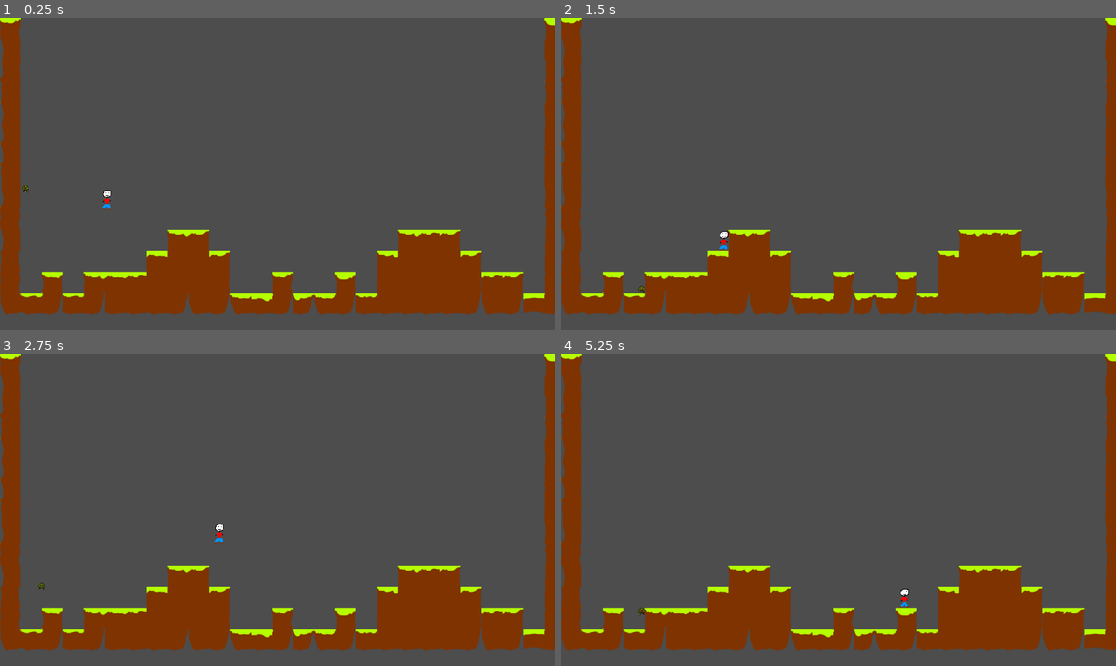
Above: before the commit, frames 1-4 (two rows, left to right).
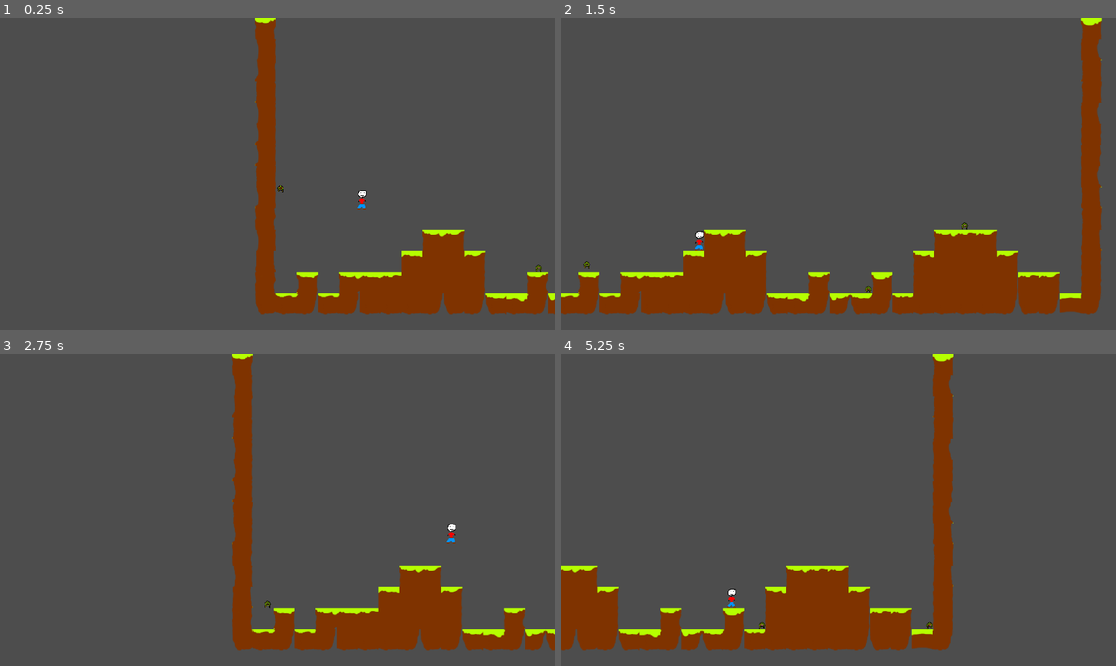
Above: after the commit, the same moments.

Repository: PaulMag/GMTK-Game-Jam-2023
Game: Godot game, scene res://dungeon/Dungeon.tscn
The game is run twice, just before and just after one commit, with the same random seed, the same clock (stepped at 60 frames per second) and the same inputs.
Inputs:
- Up to frame 1 (0.25 s): no input
- Up to frame 2 (1.5 s): hold E (next_monster, bound only after the commit) 0.53-1.28 s; hold D (move_right) from 0.53 s (still down); tap W (jump) at 0.77, 1.07 s; tap Q (previous_monster, bound only after the commit) at 0.8, 1.35 s
- Up to frame 3 (2.75 s): tap W (jump) at 1.52, 1.55, 1.82, 2.1 s; release D (move_right) at 2.03 s; hold A (move_left) from 2.03 s (still down); hold E (next_monster, bound only after the commit) from 2.03 s (still down)
- Up to frame 4 (5.25 s): release A (move_left) at 2.78 s; release E (next_monster, bound only after the commit) at 2.78 s; hold D (move_right) 2.78-4.28 s; tap E (next_monster, bound only after the commit) at 2.85, 4.35 s; tap W (jump) at 3.02, 3.32, 3.77, 3.8, 4.07, 4.52, 4.82 s; tap Q (previous_monster, bound only after the commit) at 3.05 s; hold Q (previous_monster, bound only after the commit) 3.53-4.28 s; hold A (move_left) 4.28-5.03 s; hold D (move_right) from 5.03 s (still down); hold Q (previous_monster, bound only after the commit) from 5.03 s (still down)

The runs differ from the first frame. In frame 1, 17% of the frame differs, in the area x 0-100%, y 0-96%; in frame 2, 15%; in frame 3, 16%; in frame 4, 20%.

Commit message:
Player can switch between Monsters

Diff:
--- /dev/null
+++ b/controller/PlayerController.gd
@@ -0,0 +1,76 @@
+extends Node
+
+class_name PlayerController
+
+
+const RELATIVE_SPEED := 8.0
+
+@export var controlledMonster: Monster
+@onready var dungeon = $".."
+@onready var camera: Camera2D = $Camera2D
+
+
+func _process(delta: float) -> void:
+	if controlledMonster:
+		var focus = controlledMonster.deathPosition if controlledMonster.isDead else controlledMonster.position
+		var speed = (focus.x - camera.position.x) * delta * RELATIVE_SPEED
+		camera.position.x += speed
+
+func _physics_process(delta: float) -> void:
+	if not is_instance_valid(controlledMonster):
+		controlledMonster = null
+
+	if controlledMonster and (not controlledMonster.isDead):
+		if Input.is_action_just_pressed("jump"):
+			controlledMonster.jump()
+		controlledMonster.direction = Input.get_axis("move_left", "move_right")
+
+func _unhandled_input(event):
+	if event.is_action_pressed("next_monster") and controlledMonster:
+		switchControlledMonster("next")
+	elif event.is_action_pressed("previous_monster") and controlledMonster:
+		switchControlledMonster("previous")
+
+func switchControlledMonster(which) -> void:
+	var oldMonster := controlledMonster
+	var newMonster := getMonster(which)
+	controlledMonster = newMonster
+	if oldMonster.isDead and newMonster != oldMonster:
+		oldMonster.delete()
+
+func getMonster(which) -> Monster:
+	var monsters := getAllMonsters()
+	var rank = getHorizontalRank(controlledMonster, monsters)
+	if which == "previous":
+		if rank == 0:
+			return monsters[~0]  # Loop around to last monster
+		else:
+			return monsters[rank-1]
+	elif which == "next":
+		if (rank + 1) >= monsters.size():
+			return monsters[0]  # Loop around to first monster
+		else:
+			return monsters[rank+1]
+	return null
+
+func getAllMonsters() -> Array[Monster]:
+	var nodes = dungeon.get_children()
+	var monsters: Array[Monster]
+	for node in nodes:
+		if node is Monster and ((node == controlledMonster) or (not node.isDead)):
+			# Currently controlled Monster is included even if it is dead.
+			monsters.append(node)
+	return monsters
+
+func getHorizontalRank(node: Node2D, nodeList: Array) -> int:
+	nodeList.sort_custom(sortByHorizontalPosition)
+	for i in range(nodeList.size()):
+		if nodeList[i] == node:
+			return i
+	return -1  # Not in list. Should not happen.
+
+func sortByHorizontalPosition(a: Node2D, b: Node2D) -> bool:
+	if a.position.x < b.position.x:
+		return true
+	else:
+		return false
--- /dev/null
+++ b/controller/PlayerController.tscn
@@ -0,0 +1,9 @@
+[gd_scene load_steps=2 format=3 uid="uid://bgc7bcglvrrty"]
+
+[ext_resource type="Script" path="res://controller/PlayerController.gd" id="1_cfhfr"]
+
+[node name="PlayerController" type="Node"]
+script = ExtResource("1_cfhfr")
+
+[node name="Camera2D" type="Camera2D" parent="."]
+position = Vector2(0, 540)
--- a/dungeon/Dungeon.tscn
+++ b/dungeon/Dungeon.tscn
@@ -1,8 +1,9 @@
-[gd_scene load_steps=6 format=3 uid="uid://dyq2emer10ea5"]
+[gd_scene load_steps=7 format=3]
 
 [ext_resource type="Texture2D" uid="uid://bter0triuvb2d" path="res://dungeon/tileMap.png" id="1_uk6wu"]
 [ext_resource type="PackedScene" uid="uid://5jc0w2us51hw" path="res://hero/Hero.tscn" id="2_cfj8j"]
 [ext_resource type="PackedScene" uid="uid://bitr1d8ff3idm" path="res://monster/Monster.tscn" id="2_mbcou"]
+[ext_resource type="PackedScene" uid="uid://bgc7bcglvrrty" path="res://controller/PlayerController.tscn" id="4_fiw3o"]
 
 [sub_resource type="TileSetAtlasSource" id="TileSetAtlasSource_iquqm"]
 texture = ExtResource("1_uk6wu")
@@ -738,6 +739,15 @@
 [node name="Goomba" parent="." instance=ExtResource("2_mbcou")]
 position = Vector2(88, 571)
 
+[node name="Goomba2" parent="." instance=ExtResource("2_mbcou")]
+position = Vector2(981, 864)
+
+[node name="Goomba3" parent="." instance=ExtResource("2_mbcou")]
+position = Vector2(1446, 702)
+
 [node name="Hero" parent="." instance=ExtResource("2_cfj8j")]
 position = Vector2(319, 631)
 scale = Vector2(1.81068, 1.83188)
+
+[node name="PlayerController" parent="." node_paths=PackedStringArray("controlledMonster") instance=ExtResource("4_fiw3o")]
+controlledMonster = NodePath("../Goomba")
--- a/monster/Monster.gd
+++ b/monster/Monster.gd
@@ -10,6 +10,10 @@
 @onready var collisionShape: CollisionShape2D = $CollisionShape2D
 @onready var deathTimer: Timer = $DeathTimer
 
+var direction := 0.0
+var isDead := false
+var deathPosition: Vector2
+
 
 func _ready() -> void:
 	$AnimatedSprite2D.play()
@@ -18,10 +22,6 @@
 	if not is_on_floor():
 		velocity.y += GRAVITY * delta
 
-	if Input.is_action_just_pressed("jump") and is_on_floor():
-		jump()
-
-	var direction: float = Input.get_axis("move_left", "move_right")
 	if direction:
 		velocity.x = direction * SPEED
 	else:
@@ -30,12 +30,17 @@
 	move_and_slide()
 
 func jump() -> void:
-	velocity.y = JUMP_VELOCITY
+	if is_on_floor():
+		velocity.y = JUMP_VELOCITY
 
 func die() -> void:
+	isDead = true
 	scale.y *= 0.5
 	rotation_degrees = randf_range(45, 315)
 	collisionShape.queue_free()  # Start falling through the ground
+	deathPosition = position
+
+func delete() -> void:
 	deathTimer.start()
 
 func _on_death_timer_timeout():
--- a/project.godot
+++ b/project.godot
@@ -45,6 +45,18 @@
 , Object(InputEventKey,"resource_local_to_scene":false,"resource_name":"","device":-1,"window_id":0,"alt_pressed":false,"shift_pressed":false,"ctrl_pressed":false,"meta_pressed":false,"pressed":false,"keycode":0,"physical_keycode":32,"key_label":0,"unicode":32,"echo":false,"script":null)
 ]
 }
+previous_monster={
+"deadzone": 0.5,
+"events": [Object(InputEventKey,"resource_local_to_scene":false,"resource_name":"","device":-1,"window_id":0,"alt_pressed":false,"shift_pressed":false,"ctrl_pressed":false,"meta_pressed":false,"pressed":false,"keycode":0,"physical_keycode":81,"key_label":0,"unicode":113,"echo":false,"script":null)
+, Object(InputEventMouseButton,"resource_local_to_scene":false,"resource_name":"","device":-1,"window_id":0,"alt_pressed":false,"shift_pressed":false,"ctrl_pressed":false,"meta_pressed":false,"button_mask":1,"position":Vector2(195, 14),"global_position":Vector2(199, 57),"factor":1.0,"button_index":1,"pressed":true,"double_click":false,"script":null)
+]
+}
+next_monster={
+"deadzone": 0.5,
+"events": [Object(InputEventKey,"resource_local_to_scene":false,"resource_name":"","device":-1,"window_id":0,"alt_pressed":false,"shift_pressed":false,"ctrl_pressed":false,"meta_pressed":false,"pressed":false,"keycode":0,"physical_keycode":69,"key_label":0,"unicode":101,"echo":false,"script":null)
+, Object(InputEventMouseButton,"resource_local_to_scene":false,"resource_name":"","device":-1,"window_id":0,"alt_pressed":false,"shift_pressed":false,"ctrl_pressed":false,"meta_pressed":false,"button_mask":2,"position":Vector2(263, 15),"global_position":Vector2(267, 58),"factor":1.0,"button_index":2,"pressed":true,"double_click":false,"script":null)
+]
+}
 
 [layer_names]
 
